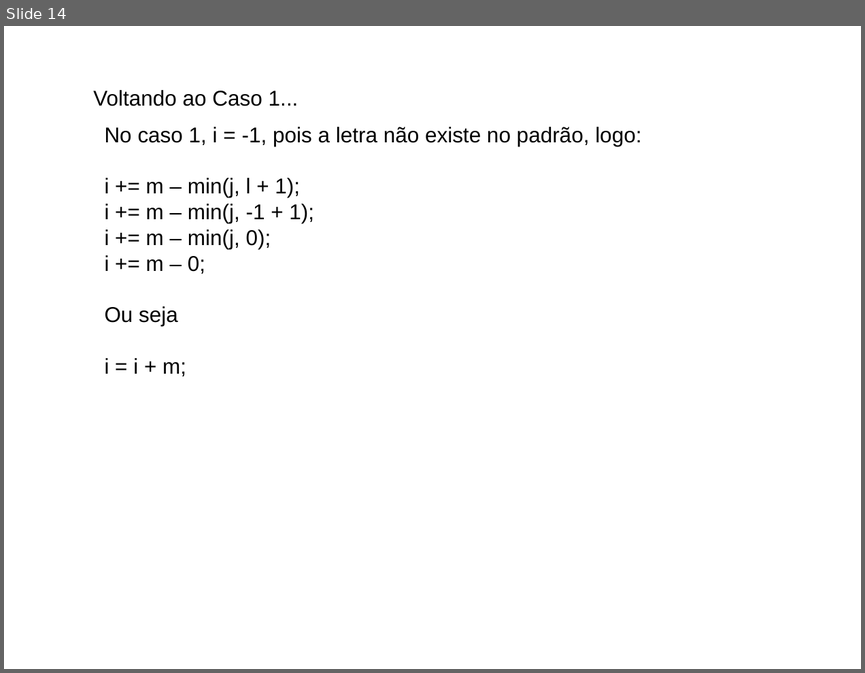
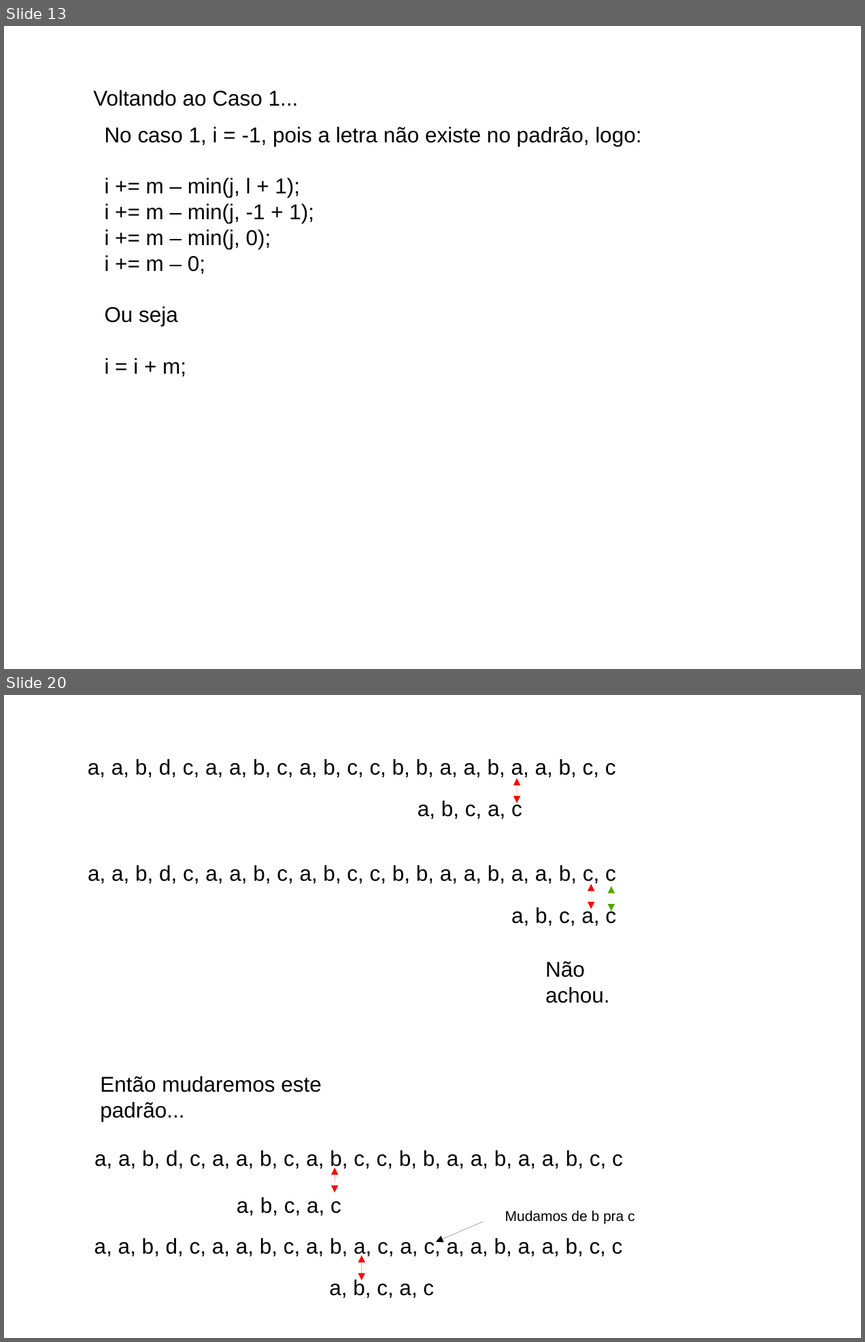
Before and after one commit to BartoAlheiros/Projeto-PAA, a slide deck: PAA 2a Oficina.pptx. Shown one above the other, each under a label of ours: slide 14 before the commit, slides 13 and 20 after it; the slides between them are not shown. The pictures are 865x673 and 865x1342 pixels, drawn with LibreOffice and Linux fonts; fonts in the diff are those of the drawing; background and template pictures are left out. Boxes give left, top, right and bottom in pixels: in the first picture for what was removed or moved away, otherwise in the second. Text is boxed around its words. In the diff, an @@ line names an element or a change of style, - is before the commit and + after.

```diff
--- a/PAA 2a Oficina.pptx
+++ b/PAA 2a Oficina.pptx
@@ slide 20 added at bbox=[4, 695, 861, 1338], background picture (left out) @@
@@ text added at bbox=[88, 759, 616, 779], 18 pt, text #000000 @@
+a, a, b, d, c, a, a, b, c, a, b, c, c, b, b, a, a, b, a, a, b, c, c
@@ double arrow added from (516, 803) to (516, 778), #FF0000 0.75 pt @@
@@ text added at bbox=[417, 799, 522, 819], 18 pt, text #000000 @@
+a, b, c, a, c
@@ text added at bbox=[88, 865, 616, 885], 18 pt, text #000000 @@
+a, a, b, d, c, a, a, b, c, a, b, c, c, b, b, a, a, b, a, a, b, c, c
@@ double arrow added from (591, 909) to (591, 883), #FF0000 0.75 pt @@
@@ double arrow added from (611, 911) to (611, 886), #53A800 0.75 pt @@
@@ text added at bbox=[511, 906, 616, 926], 18 pt, text #000000 @@
+a, b, c, a, c
@@ text added at bbox=[545, 961, 609, 1003], 18 pt, text #000000 @@
+Não achou.
@@ text added at bbox=[100, 1076, 322, 1121], 18 pt, text #000000 @@
+Então mudaremos este padrão...
@@ text added at bbox=[94, 1150, 623, 1170], 18 pt, text #000000 @@
+a, a, b, d, c, a, a, b, c, a, b, c, c, b, b, a, a, b, a, a, b, c, c
@@ double arrow added from (334, 1192) to (334, 1167), #FF0000 0.75 pt @@
@@ text added at bbox=[237, 1197, 341, 1215], 18 pt, text #000000 @@
+a, b, c, a, c
@@ arrow added from (483, 1221) to (436, 1242), #000000 0.75 pt @@
@@ text added at bbox=[505, 1210, 634, 1224], 12 pt, text #000000 @@
+Mudamos de b pra c
@@ text added at bbox=[94, 1236, 623, 1257], 18 pt, text #000000 @@
+a, a, b, d, c, a, a, b, c, a, b, a, c, a, c, a, a, b, a, a, b, c, c
@@ double arrow added from (361, 1280) to (361, 1255), #FF0000 0.75 pt @@
@@ text added at bbox=[329, 1278, 434, 1297], 18 pt, text #000000 @@
+a, b, c, a, c
@@ what was slide 14 is now slide 13 @@
```
Also in this commit, not shown: 8 slides changed, 5 other slides added, 2 slides removed, 2 other files.
